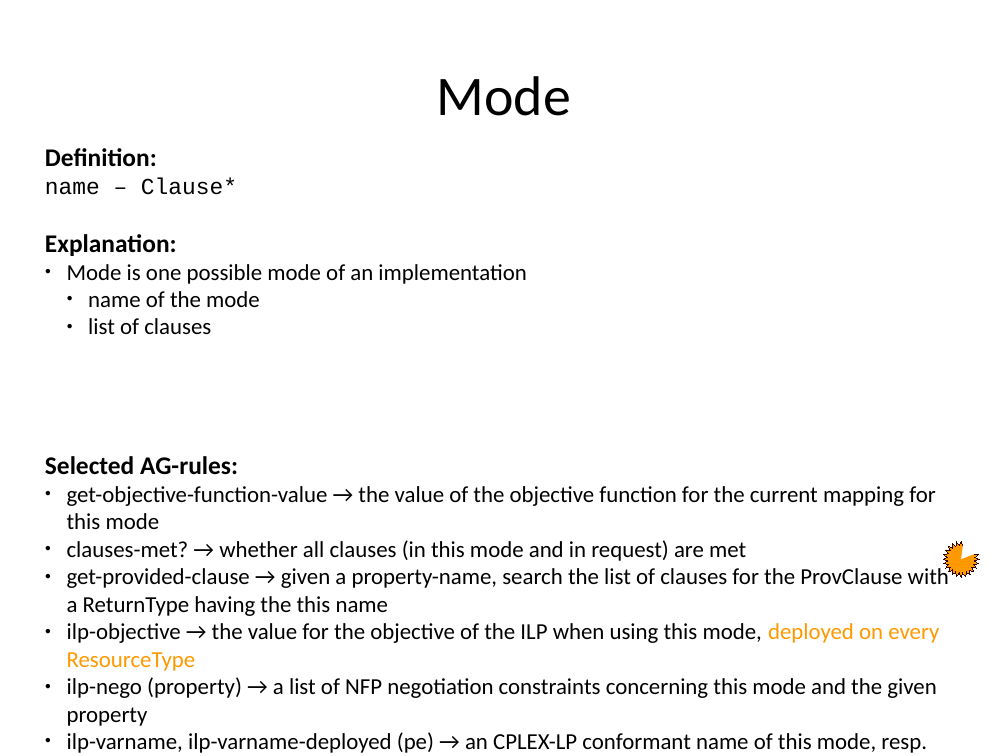
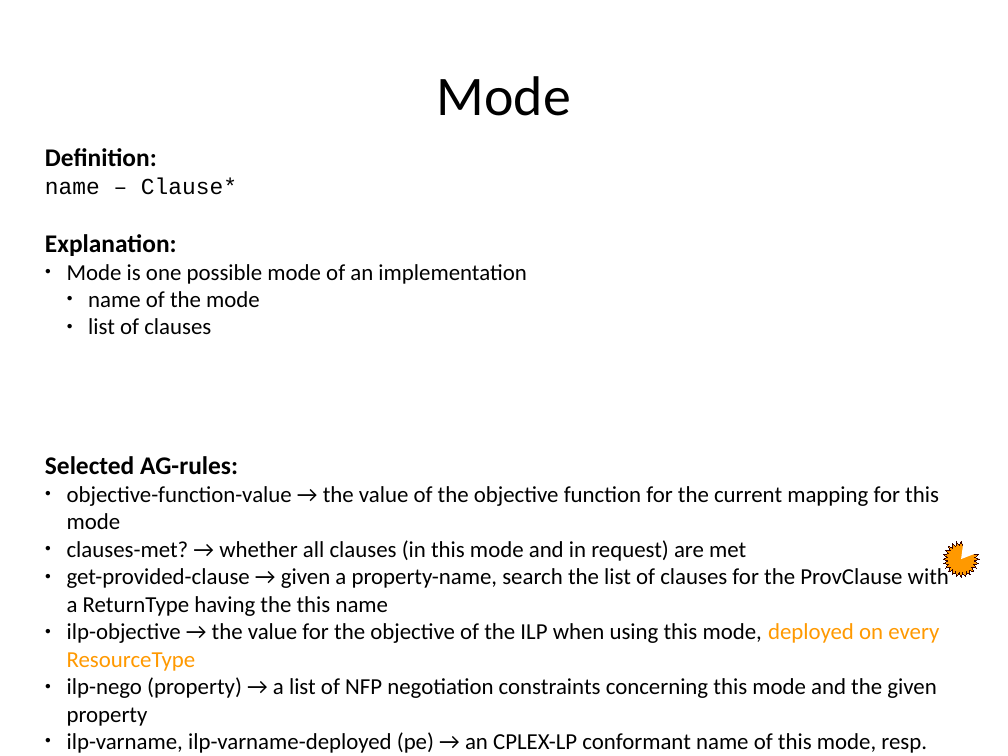
Before and after one commit to rene-schoene/racr-mquat, a slide deck: slide 25 of doc/the-model.odp (slide 18 before the commit). Drawn at 1008x756 pixels with LibreOffice and Linux fonts; fonts in the diff are those of the drawing. Boxes give left, top, right and bottom in pixels: in the first picture for what was removed or moved away, otherwise in the second. Text is boxed around its words. In the diff, an @@ line names an element or a change of style, - is before the commit and + after.

```diff
--- a/doc/the-model.odp
+++ b/doc/the-model.odp
@@ text at bbox=[67, 486, 939, 529]: text changed @@
-● get-objective-function-value → the value of the objective function for the current mapping for this mode
+● objective-function-value → the value of the objective function for the current mapping for this mode
```
Also in this commit, not shown: 21 other slides changed, 7 slides added, 1 other file.
